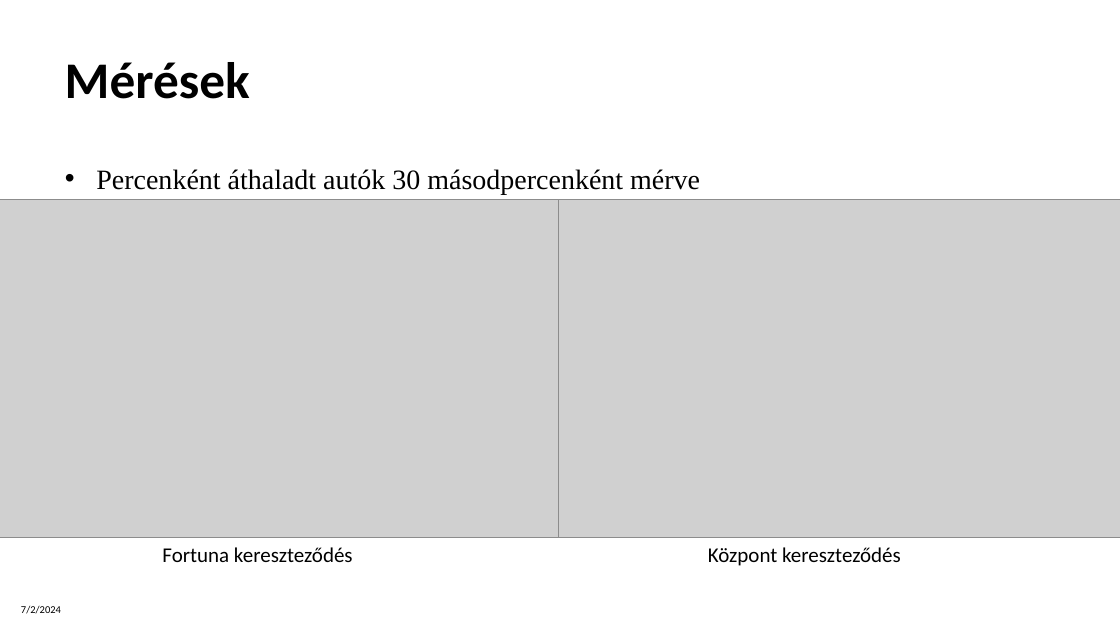
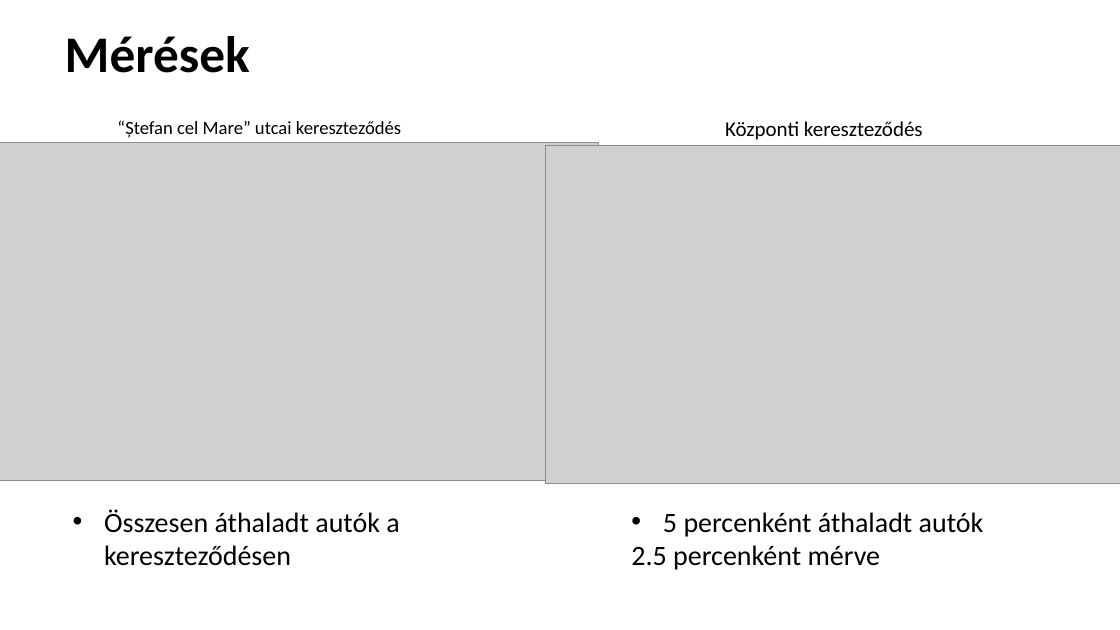
Before and after one commit to Jozsyy/Traffic-control, a slide deck: slide 13 of Dokumentumok/Miklo_Jozsef_Peter_prezentacio.pptx (slide 11 before the commit). Drawn at 1120x630 pixels with LibreOffice and Linux fonts; fonts in the diff are those of the drawing; grey boxes stand for pictures. Boxes give left, top, right and bottom in pixels: in the first picture for what was removed or moved away, otherwise in the second. Text is boxed around its words. In the diff, an @@ line names an element or a change of style, - is before the commit and + after.

```diff
--- a/Dokumentumok/Miklo_Jozsef_Peter_prezentacio.pptx
+++ b/Dokumentumok/Miklo_Jozsef_Peter_prezentacio.pptx
@@ title "Mérések": place and size @@
-title "Mérések" at (65, 62, 250, 99)
+title "Mérések" at (65, 36, 250, 73)
@@ picture: place and size @@
-picture at (0, 199, 559, 538)
+picture at (0, 142, 599, 481)
@@ text at (117, 120, 401, 138): text changed; size 18 to 16 pt @@
-Fortuna kereszteződés
+“Ștefan cel Mare” utcai kereszteződés
@@ picture: place and size @@
-picture at (546, 200, 1120, 539)
+picture at (546, 145, 1120, 484)
@@ text at (725, 121, 923, 140): text changed @@
-Központ kereszteződés
+Központi kereszteződés
@@ text added at (104, 509, 399, 566), 24 pt, text #000000 @@
+• Összesen áthaladt autók a kereszteződésen
@@ text at (631, 512, 984, 570): text changed; font Times New Roman to Calibri @@
-• Percenként áthaladt autók 30 másodpercenként mérve
+• 5 percenként áthaladt autók
+2.5 percenként mérve
@@ text removed at (21, 606, 61, 614) @@
-7/2/2024
```
Also in this commit, not shown: 13 other slides changed, 2 slides added, 53 other files.
